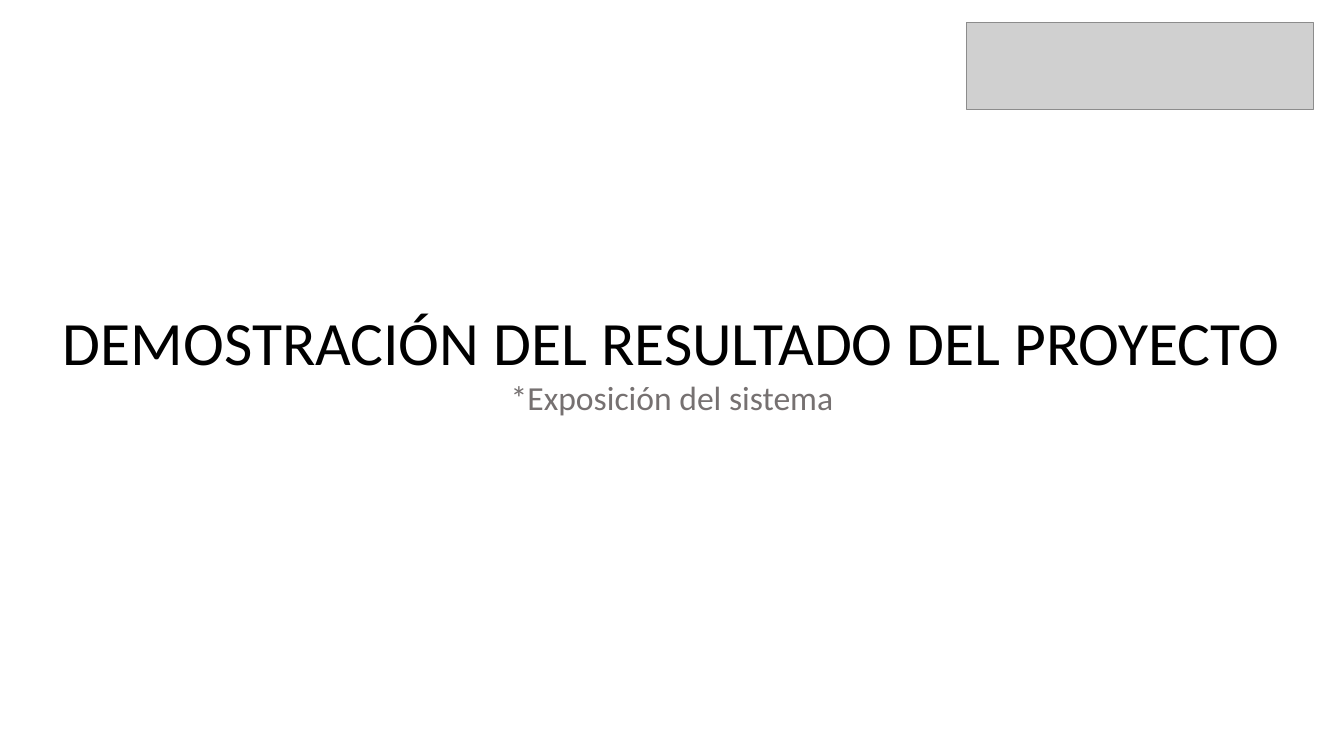
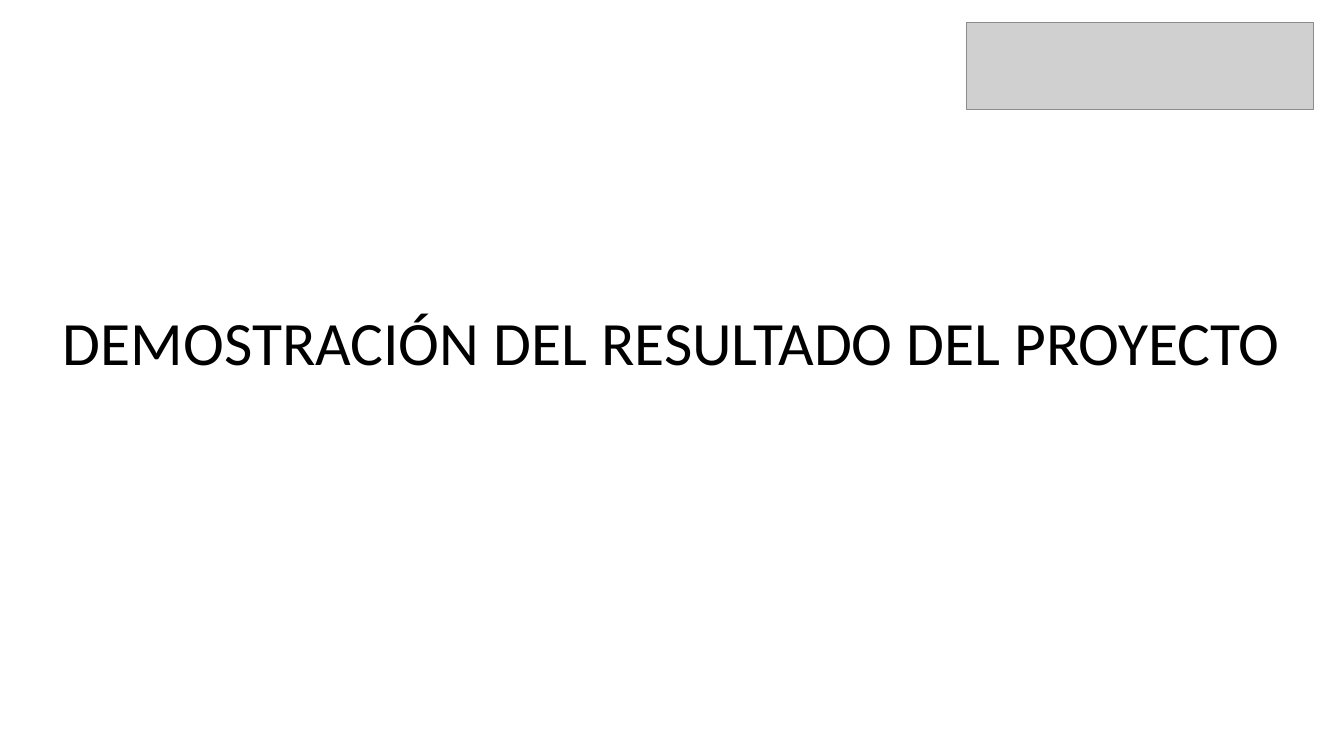
Before and after one commit to eypino/CatchAI, a slide deck: slide 12 of Fase 2/Evidencias Grupales/Formato Presentación final.pptx (slide 11 before the commit). Drawn at 1344x756 pixels with LibreOffice and Linux fonts; fonts in the diff are those of the drawing; grey boxes stand for pictures. Boxes give left, top, right and bottom in pixels: in the first picture for what was removed or moved away, otherwise in the second. Text is boxed around its words. In the diff, an @@ line names an element or a change of style, - is before the commit and + after.

```diff
--- a/Fase 2/Evidencias Grupales/Formato Presentación final.pptx
+++ b/Fase 2/Evidencias Grupales/Formato Presentación final.pptx
@@ text at [511, 386, 833, 416]: paragraph removed @@
-*Exposición del sistema
```
Also in this commit, not shown: 10 other slides changed, 3 slides added, 2 slides removed, 1 other file.
